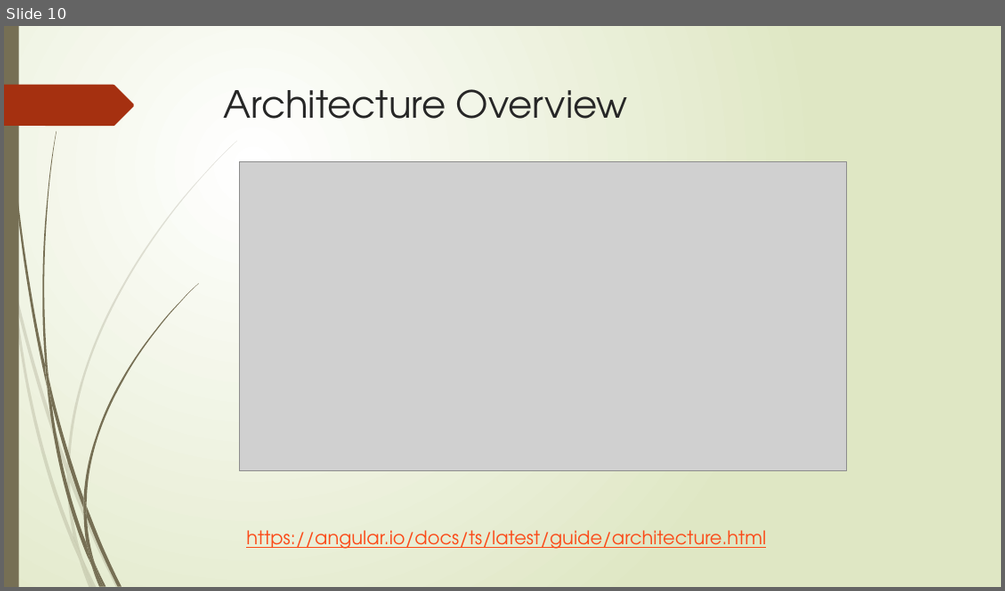
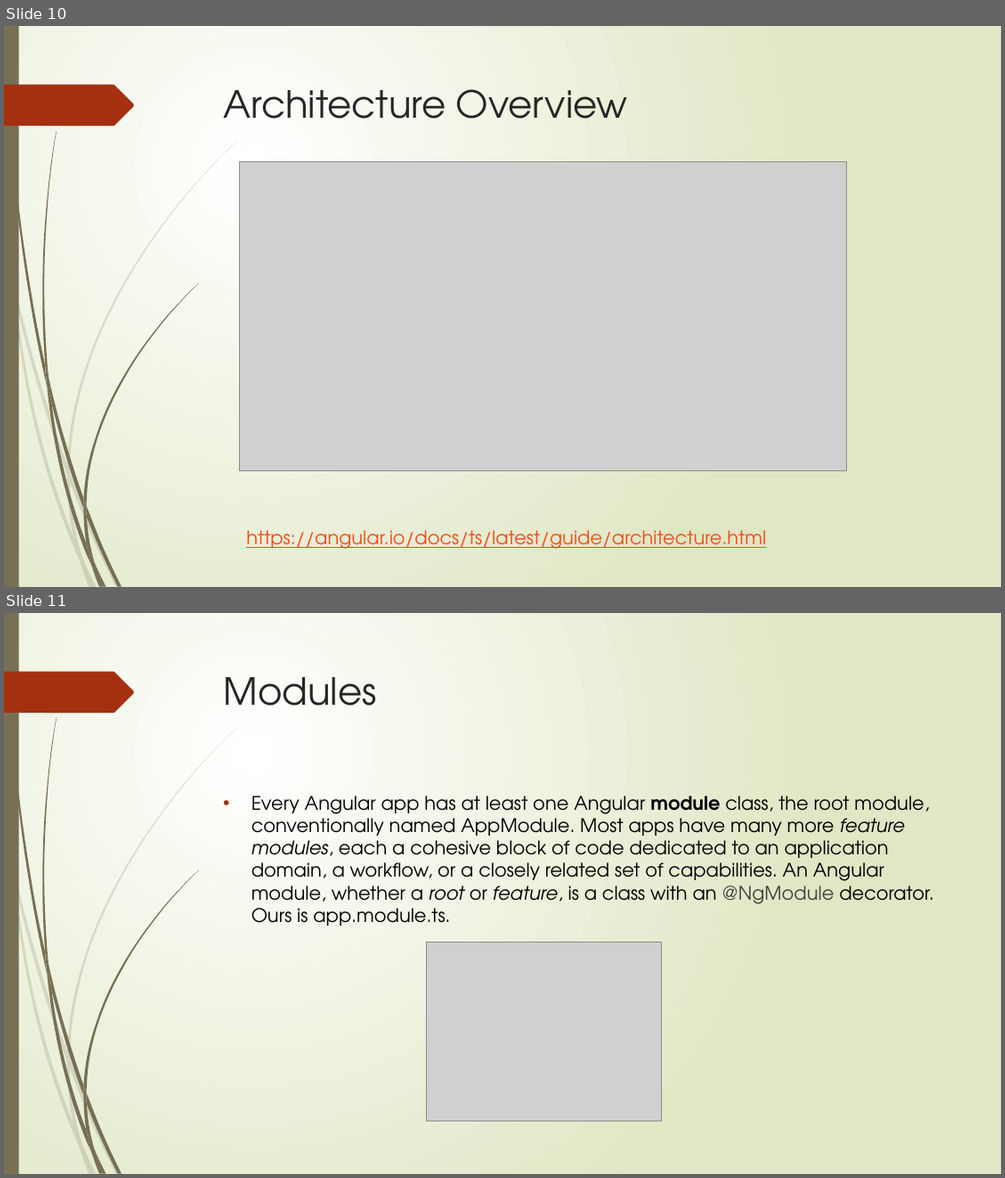
Before and after one commit to ebrumley-dbs/angular-pres, a slide deck: UsingAngularAndHTTP.pptx. Shown one above the other, each under a label of ours: slide 10 before the commit, slides 10 and 11 after it. The pictures are 1005x591 and 1005x1178 pixels, drawn with LibreOffice and Linux fonts; fonts in the diff are those of the drawing; grey boxes stand for pictures. Boxes give left, top, right and bottom in pixels: in the first picture for what was removed or moved away, otherwise in the second. Text is boxed around its words. In the diff, an @@ line names an element or a change of style, - is before the commit and + after.

```diff
--- a/UsingAngularAndHTTP.pptx
+++ b/UsingAngularAndHTTP.pptx
@@ slide 11 added at [4, 613, 1001, 1174], background gradient #FFFFFF to #DFE8C4; not listed: 24 template elements that a slide beside it also shows @@
@@ title added at [224, 677, 377, 706], 36 pt, text #262626 @@
+Modules
@@ text added at [251, 795, 934, 925], 18 pt, text #000000 @@
+• Every Angular app has at least one Angular module class, the root module, conventionally named AppModule. Most apps have many more feature modules, each a cohesive block of code dedicated to an application domain, a workflow, or a closely related set of capabilities. An Angular module, whether a root or feature, is a class with an @NgModule decorator. Ours is app.module.ts.
@@ picture added at [427, 942, 662, 1121] @@
```
Also in this commit, not shown: 3 slides changed, 6 other slides added, 1 other file.
